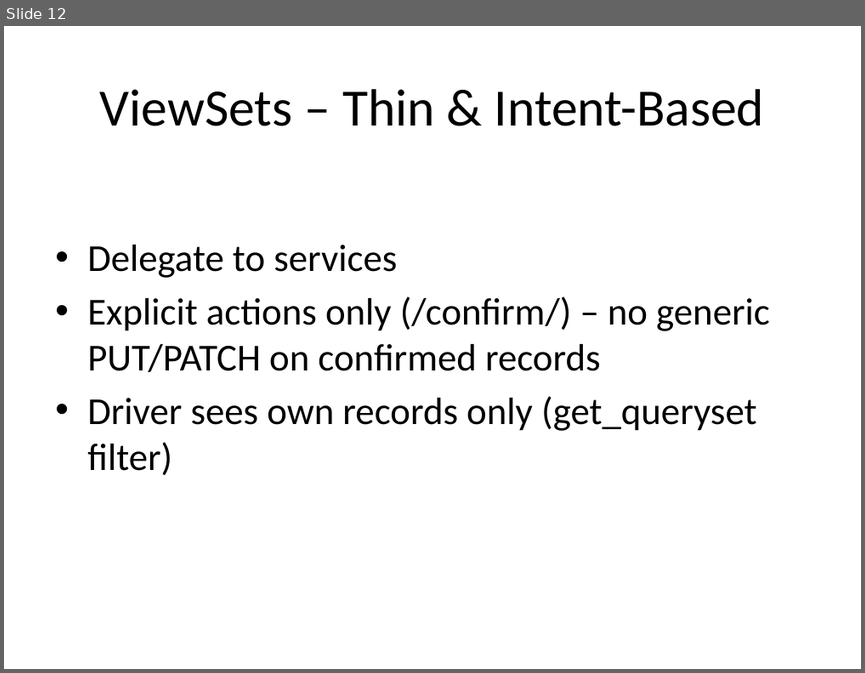
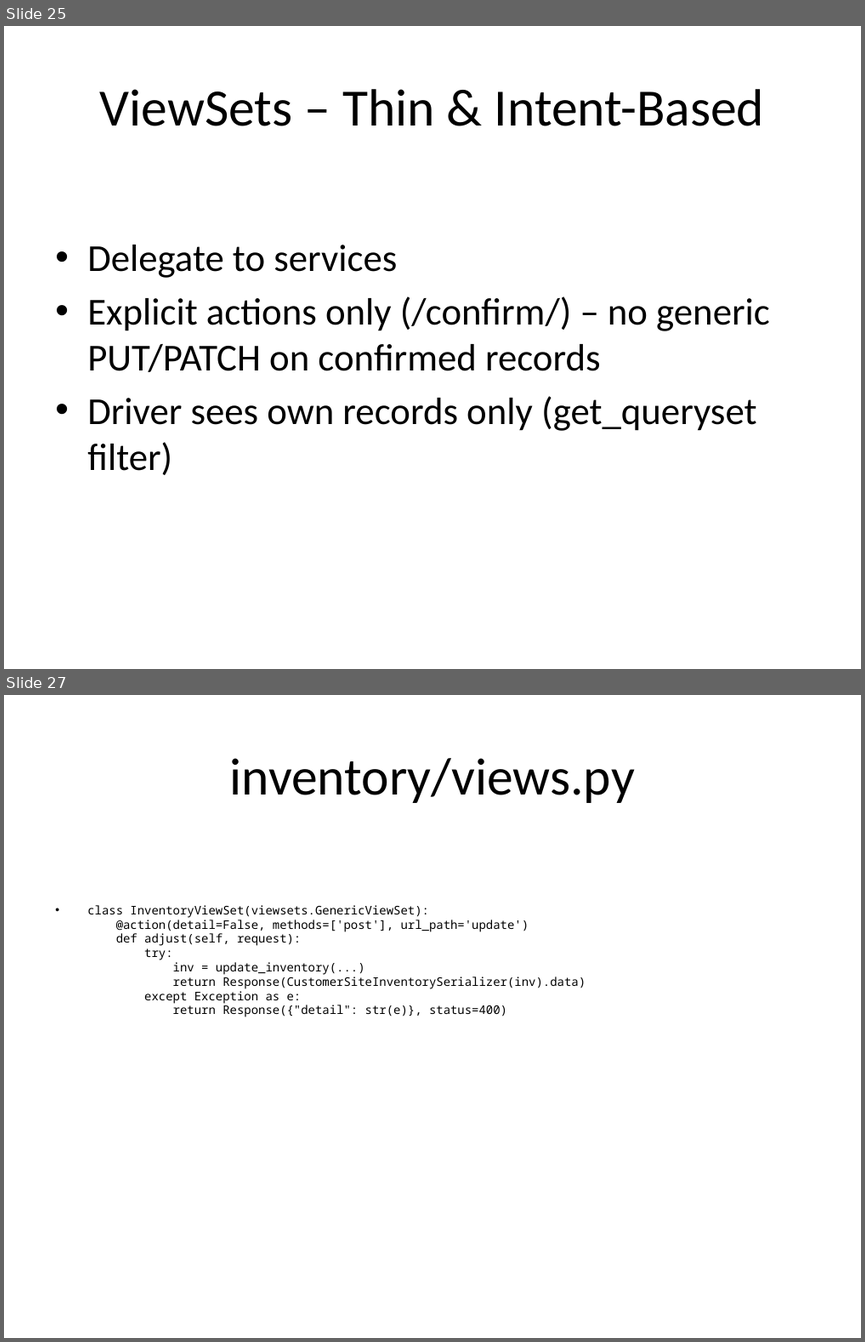
Before and after one commit to seanwhs/ScratchPad, a slide deck: Project-Refill/HSH_LPG_Backend_Walkthrough_Jan2026.pptx. Shown one above the other, each under a label of ours: slide 12 before the commit, slides 25 and 27 after it; the slides between them are not shown. The pictures are 865x673 and 865x1342 pixels, drawn with LibreOffice and Linux fonts; fonts in the diff are those of the drawing. Boxes give left, top, right and bottom in pixels: in the first picture for what was removed or moved away, otherwise in the second. Text is boxed around its words. In the diff, an @@ line names an element or a change of style, - is before the commit and + after.

```diff
--- a/Project-Refill/HSH_LPG_Backend_Walkthrough_Jan2026.pptx
+++ b/Project-Refill/HSH_LPG_Backend_Walkthrough_Jan2026.pptx
@@ slide 27 added at bbox=[4, 695, 861, 1338], background #FFFFFF @@
@@ title added at bbox=[230, 758, 635, 803], 44 pt, text #000000 @@
+inventory/views.py
@@ text added at bbox=[87, 905, 585, 1017], 10 pt, text #000000 @@
+• class InventoryViewSet(viewsets.GenericViewSet):
+  @action(detail=False, methods=['post'], url_path='update')
+  def adjust(self, request):
+  try:
+  inv = update_inventory(...)
+  return Response(CustomerSiteInventorySerializer(inv).data)
+  except Exception as e:
+  return Response({"detail": str(e)}, status=400)
@@ what was slide 12 is now slide 25 @@
```
Also in this commit, not shown: 11 slides changed, 15 other slides added.
